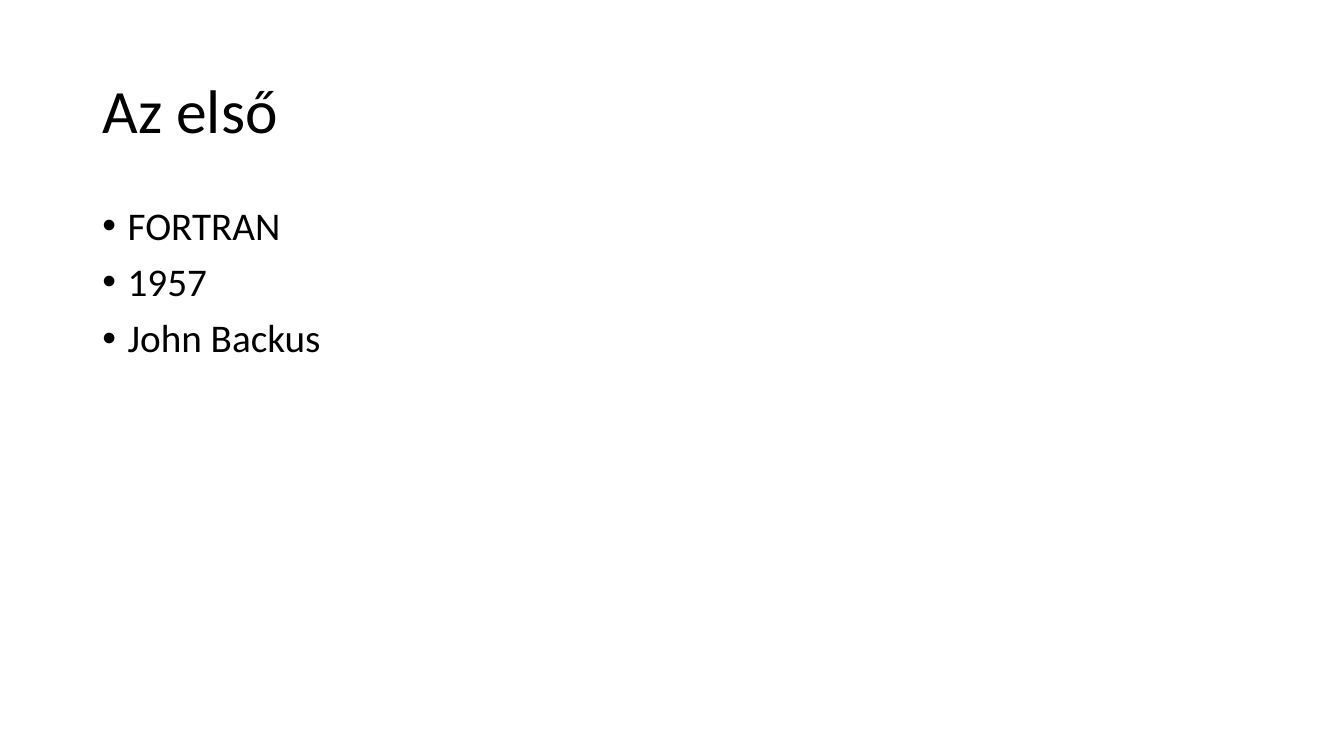
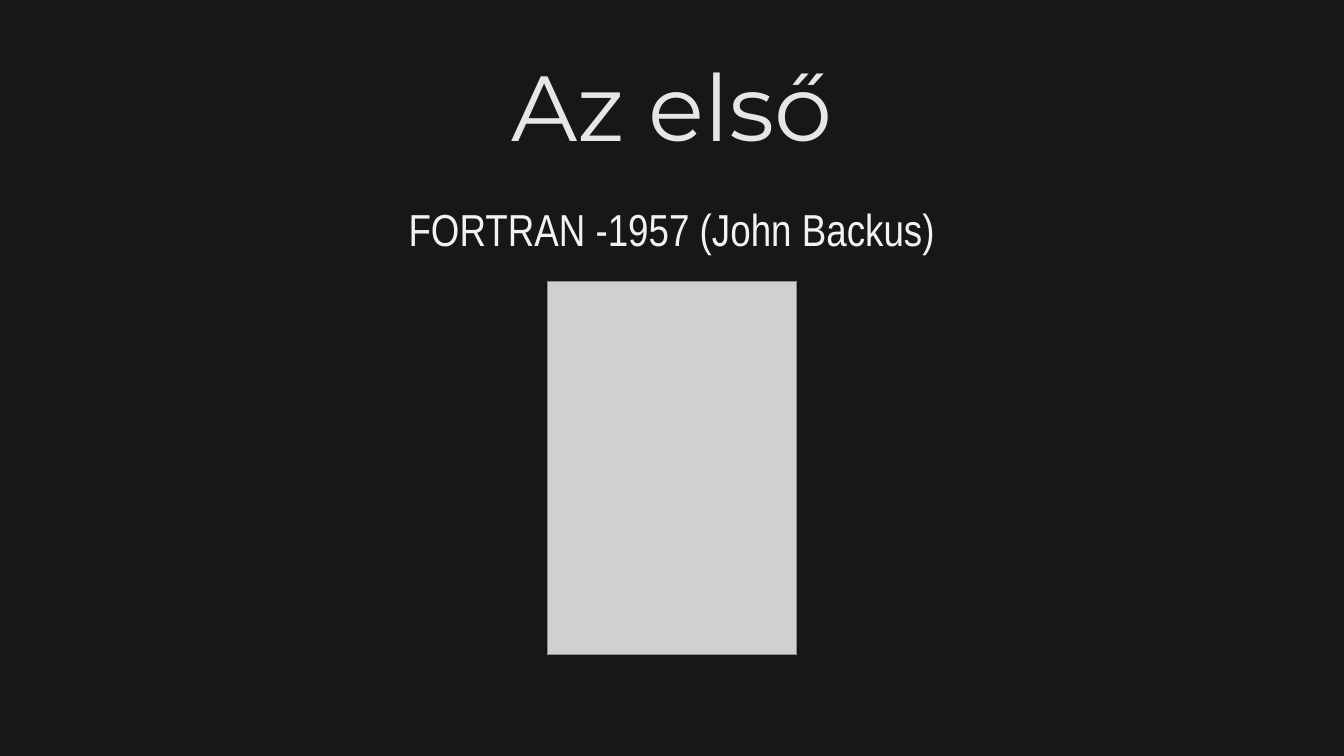
Before and after one commit to PiciMadar/IKTproba01, a slide deck: slide 2 of szakmaivalamiigen.pptx. Drawn at 1344x756 pixels with LibreOffice and Linux fonts; fonts in the diff are those of the drawing; grey boxes stand for pictures. Boxes give left, top, right and bottom in pixels: in the first picture for what was removed or moved away, otherwise in the second. Text is boxed around its words. In the diff, an @@ line names an element or a change of style, - is before the commit and + after.

```diff
--- a/szakmaivalamiigen.pptx
+++ b/szakmaivalamiigen.pptx
@@ background #FFFFFF to #181717 @@
@@ title "Az első" at (511, 72, 833, 142): size 44 to 66 pt, font Calibri to Montserrat, text colour #000000 to #E7E6E6; alignment left to centre @@
@@ text at (409, 213, 935, 255): text changed; size 28 to 32 pt; font Calibri to Arial Narrow; text colour #000000 to #F2F2F2 @@
-• FORTRAN
-• 1957
-• John Backus
+FORTRAN -1957 (John Backus)
@@ picture added at (547, 281, 798, 655) @@
```
Also in this commit, not shown: 2 other slides changed, 7 slides added, 7 slides removed.
